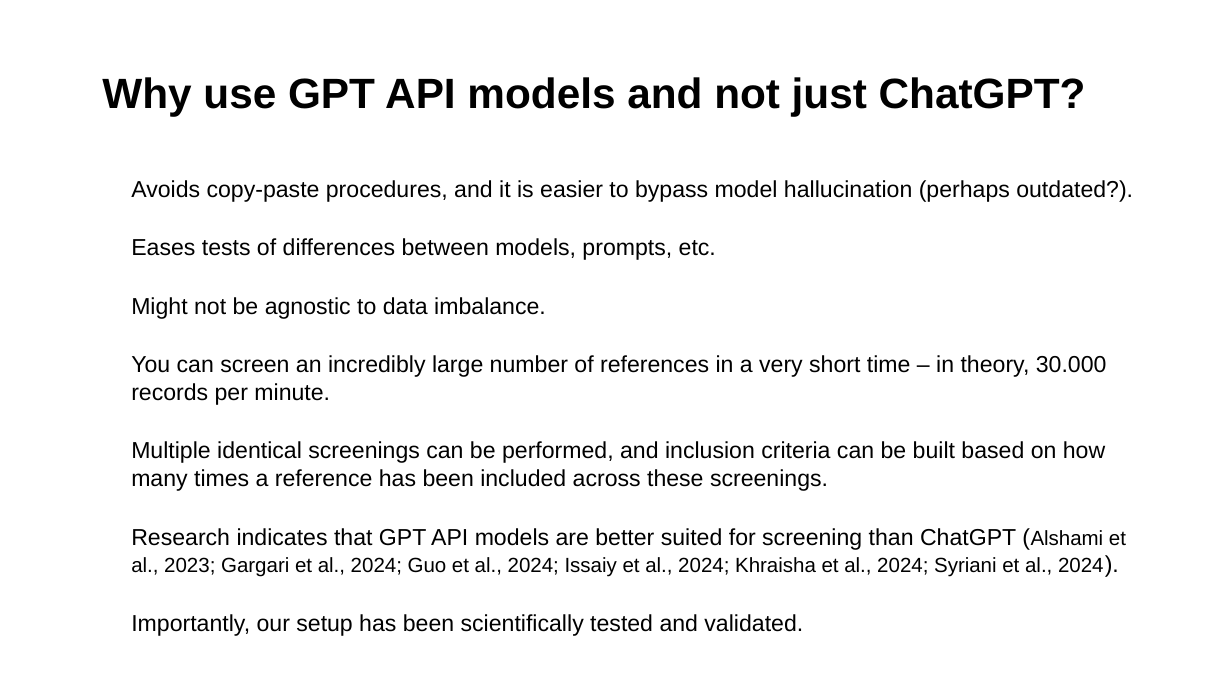
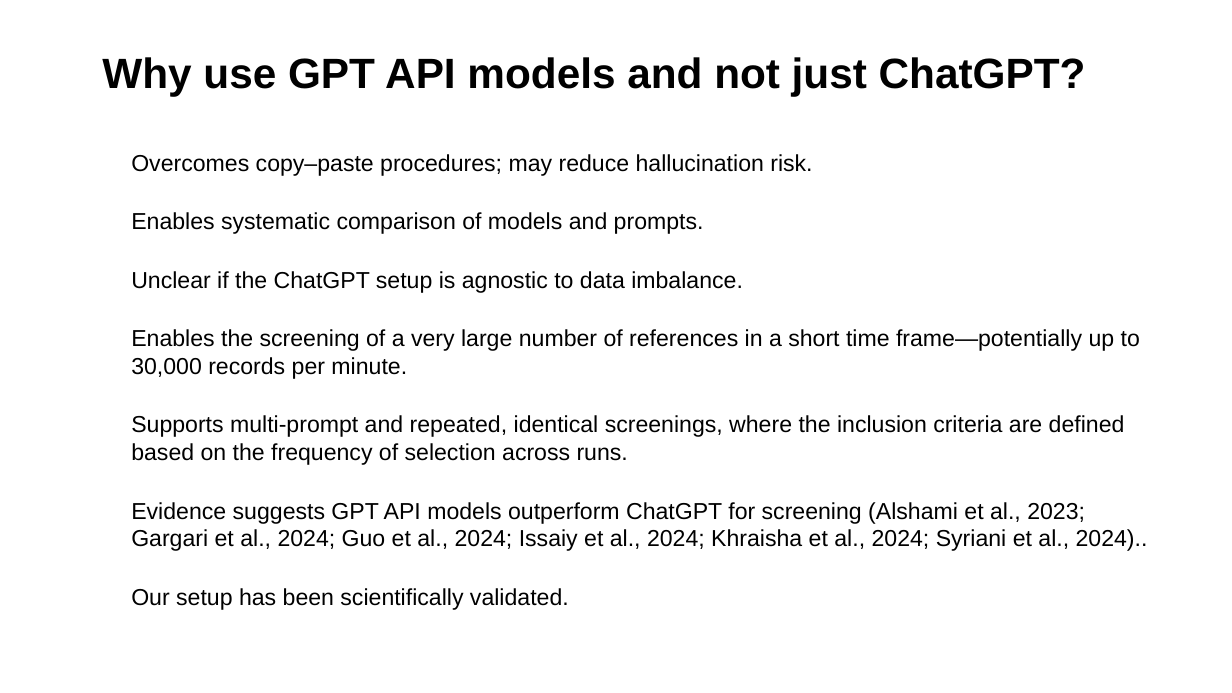
Before and after one commit to MikkelVembye/IRM2026, a slide deck: slide 5 of screen-with-gpt-models.pptx. Drawn at 1232x693 pixels with LibreOffice and Linux fonts; fonts in the diff are those of the drawing; background and template pictures are left out. Boxes give left, top, right and bottom in pixels: in the first picture for what was removed or moved away, otherwise in the second. Text is boxed around its words. In the diff, an @@ line names an element or a change of style, - is before the commit and + after.

```diff
--- a/screen-with-gpt-models.pptx
+++ b/screen-with-gpt-models.pptx
@@ title "Why use GPT API models ...": place and size @@
-title "Why use GPT API models ..." at [102,77,1086,116]
+title "Why use GPT API models ..." at [102,57,1086,96]
@@ text at [131,154,1148,610]: text changed @@
-• Avoids copy-paste procedures, and it is easier to bypass model hallucination (perhaps outdated?).
-• Eases tests of differences between models, prompts, etc.
-• Might not be agnostic to data imbalance.
-• You can screen an incredibly large number of references in a very short time – in theory, 30.000 records per minute.
-• Multiple identical screenings can be performed, and inclusion criteria can be built based on how many times a reference has been included across these screenings.
-• Research indicates that GPT API models are better suited for screening than ChatGPT (Alshami et al., 2023; Gargari et al., 2024; Guo et al., 2024; Issaiy et al., 2024; Khraisha et al., 2024; Syriani et al., 2024).
-• Importantly, our setup has been scientifically tested and validated.
+• Overcomes copy–paste procedures; may reduce hallucination risk.
+• Enables systematic comparison of models and prompts.
+• Unclear if the ChatGPT setup is agnostic to data imbalance.
+• Enables the screening of a very large number of references in a short time frame—potentially up to 30,000 records per minute.
+• Supports multi-prompt and repeated, identical screenings, where the inclusion criteria are defined based on the frequency of selection across runs.
+• Evidence suggests GPT API models outperform ChatGPT for screening (Alshami et al., 2023; Gargari et al., 2024; Guo et al., 2024; Issaiy et al., 2024; Khraisha et al., 2024; Syriani et al., 2024)..
+• Our setup has been scientifically validated.
```
Also in this commit, not shown: 10 other slides changed, 1 slide removed, 1 other file.
